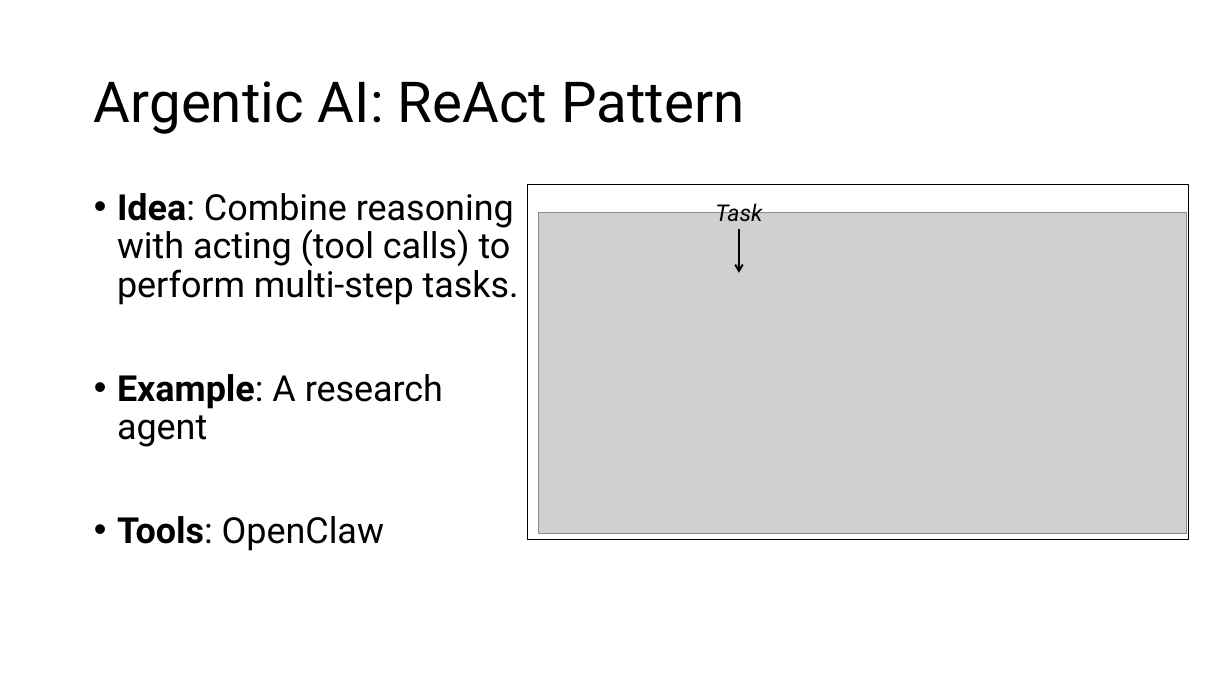
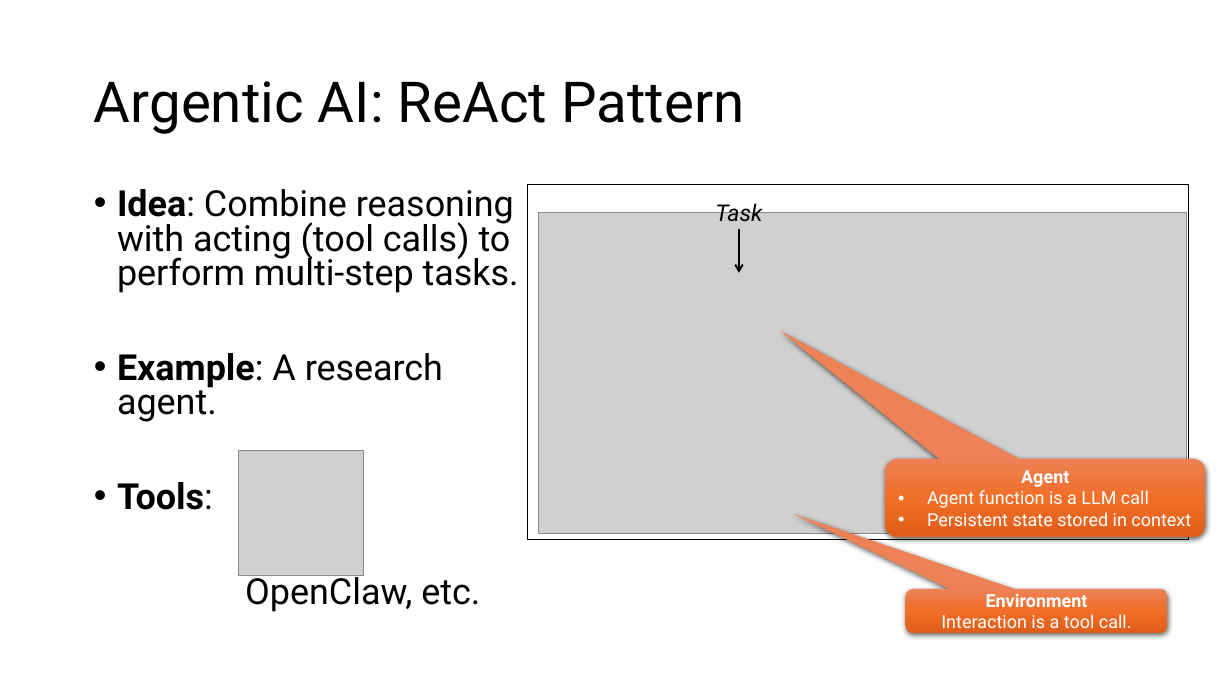
Before and after one commit to kunleola/CS7320, a slide deck: slide 15 of slides/discussion/07_LLM_discussion.pptx. Drawn at 1232x693 pixels with LibreOffice and Linux fonts; fonts in the diff are those of the drawing; grey boxes stand for pictures. Boxes give left, top, right and bottom in pixels: in the first picture for what was removed or moved away, otherwise in the second. Text is boxed around its words. In the diff, an @@ line names an element or a change of style, - is before the commit and + after.

```diff
--- a/slides/discussion/07_LLM_discussion.pptx
+++ b/slides/discussion/07_LLM_discussion.pptx
@@ text at box(117, 189, 519, 293): line spacing 0.9 to 0.8 @@
@@ text at box(117, 353, 480, 612): text changed @@
-• Example: A research agent
-• Tools: OpenClaw
+• Example: A research agent.
+• Tools:
+OpenClaw, etc.
@@ picture added at box(238, 451, 363, 576) @@
@@ rounded speech box added at box(885, 458, 1206, 537), fill gradient #ED8257 to #F26E29 to #E25F1A, 14 pt, text #FFFFFF @@
+Agent
+• Agent function is a LLM call
+• Persistent state stored in context
@@ rounded speech box added at box(906, 589, 1167, 632), fill gradient #ED8257 to #F26E29 to #E25F1A, 14 pt, text #FFFFFF @@
+Environment
+Interaction is a tool call.
```
Also in this commit, not shown: 1 other slide changed, 5 other files.
